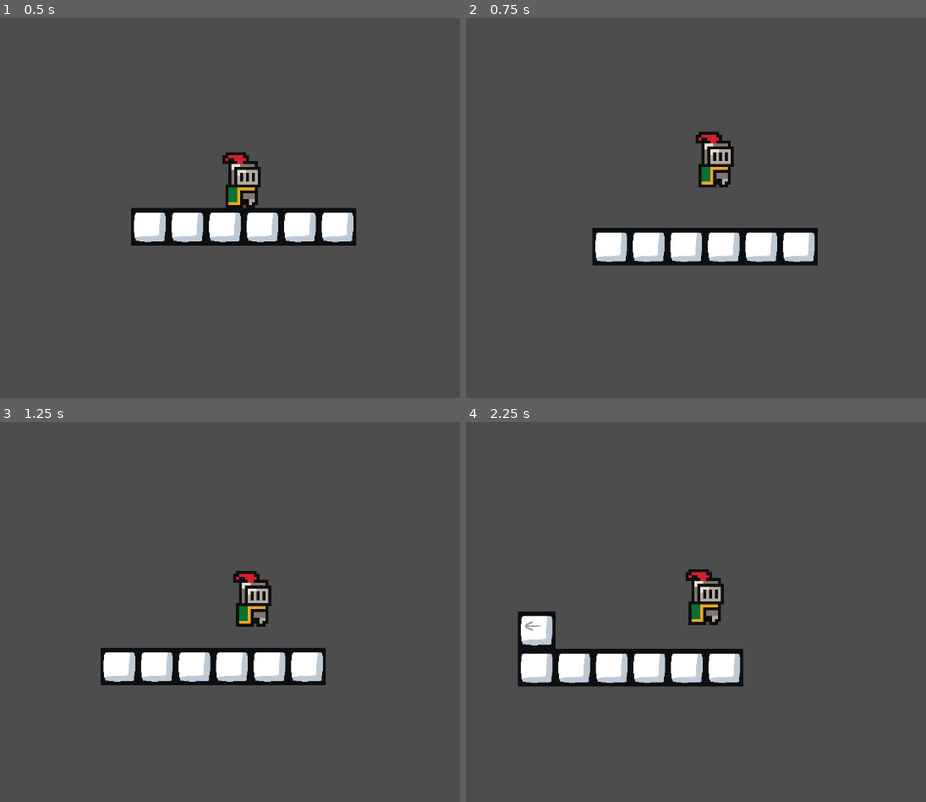
Above: before the commit, frames 1-4 (two rows, left to right).
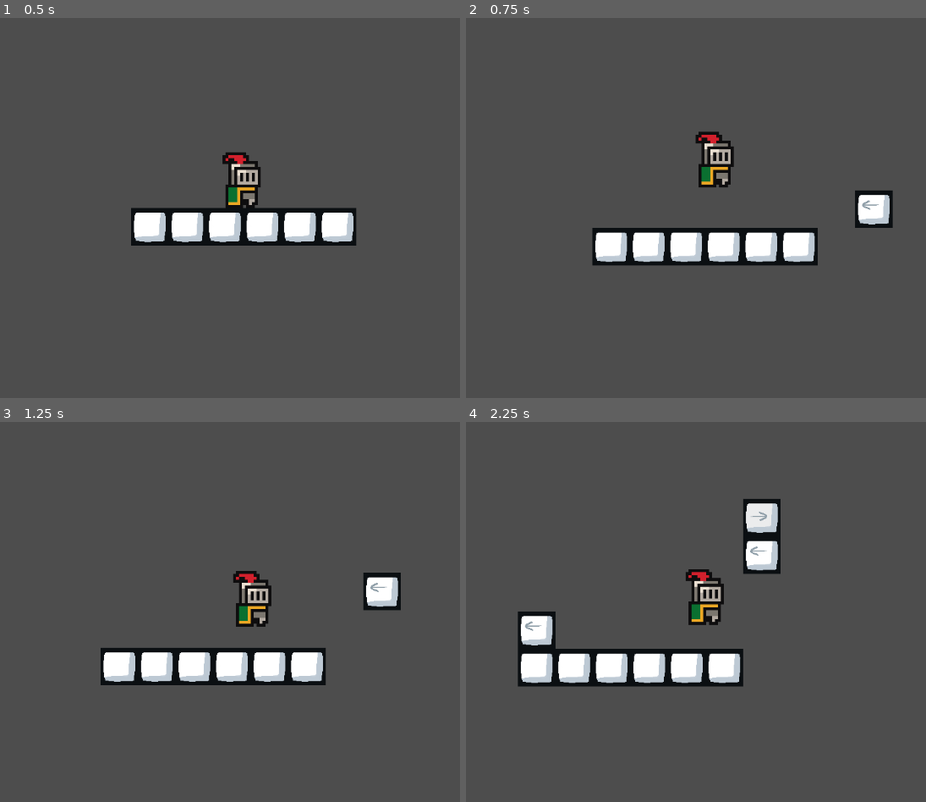
Above: after the commit, the same moments.

Repository: matt-neave/shapeEscape
Game: Godot game, scene res://scenes/sample_world.tscn
The game is run twice, just before and just after one commit, with the same random seed, the same clock (stepped at 60 frames per second) and the same inputs.
Inputs (mouse positions are in pixels of both pictures, inside the frame that each line leads up to):
- Up to frame 1 (0.5 s): no input
- Up to frame 2 (0.75 s): tap Enter (ui_accept) at 0.5 s; move the mouse to (857, 189) at 0.52 s; hold Right (ui_right) from 0.53 s (still down); tap P (placement, bound only after the commit) at 0.6 s
- Up to frame 3 (1.25 s): keep holding Right (ui_right); tap Enter (ui_accept) at 0.77 s
- Up to frame 4 (2.25 s): move the mouse to (571, 631) at 1.27 s; click (571, 631) at 1.35 s; tap Enter (ui_accept) at 1.52 s; tap P (placement, bound only after the commit) at 1.55 s; move the mouse to (778, 528) at 2.02 s; release Right (ui_right) at 2.03 s; hold Left (ui_left) from 2.03 s (still down); right-click (778, 528) at 2.1 s

Frame 1 is identical in both runs. In frame 2, 0.8% of the frame differs, in the area x 84-93%, y 45-56%; in frame 3, 0.8%; in frame 4, 1.6%, in the area x 60-69%, y 20-41%.

Commit message:
Added placement mode (keyboard press P) to place the tiles in the map

Diff:
--- a/map_resources/world_tile_set.tres
+++ b/map_resources/world_tile_set.tres
@@ -6,58 +6,26 @@
 texture = ExtResource("1_01qya")
 texture_region_size = Vector2i(64, 64)
 0:0/0 = 0
-0:0/0/physics_layer_0/linear_velocity = Vector2(0, 0)
-0:0/0/physics_layer_0/angular_velocity = 0.0
 0:0/0/physics_layer_0/polygon_0/points = PackedVector2Array(-32, -32, 32, -32, 32, 32, -32, 32)
 1:0/0 = 0
-1:0/0/physics_layer_0/linear_velocity = Vector2(0, 0)
-1:0/0/physics_layer_0/angular_velocity = 0.0
 1:0/0/physics_layer_0/polygon_0/points = PackedVector2Array(-32, -32, 32, -32, 32, 32, -32, 32)
 2:0/0 = 0
-2:0/0/physics_layer_0/linear_velocity = Vector2(0, 0)
-2:0/0/physics_layer_0/angular_velocity = 0.0
 3:0/0 = 0
-3:0/0/physics_layer_0/linear_velocity = Vector2(0, 0)
-3:0/0/physics_layer_0/angular_velocity = 0.0
 0:1/0 = 0
-0:1/0/physics_layer_0/linear_velocity = Vector2(0, 0)
-0:1/0/physics_layer_0/angular_velocity = 0.0
 0:1/0/physics_layer_0/polygon_0/points = PackedVector2Array(-32, -32, 32, -32, 32, 32, -32, 32)
 1:1/0 = 0
-1:1/0/physics_layer_0/linear_velocity = Vector2(0, 0)
-1:1/0/physics_layer_0/angular_velocity = 0.0
 1:1/0/physics_layer_0/polygon_0/points = PackedVector2Array(-32, -32, 32, -32, 32, 32, -32, 32)
 2:1/0 = 0
-2:1/0/physics_layer_0/linear_velocity = Vector2(0, 0)
-2:1/0/physics_layer_0/angular_velocity = 0.0
 3:1/0 = 0
-3:1/0/physics_layer_0/linear_velocity = Vector2(0, 0)
-3:1/0/physics_layer_0/angular_velocity = 0.0
 0:2/0 = 0
-0:2/0/physics_layer_0/linear_velocity = Vector2(0, 0)
-0:2/0/physics_layer_0/angular_velocity = 0.0
 0:2/0/physics_layer_0/polygon_0/points = PackedVector2Array(-32, -32, 32, -32, 32, 32, -32, 32)
 1:2/0 = 0
-1:2/0/physics_layer_0/linear_velocity = Vector2(0, 0)
-1:2/0/physics_layer_0/angular_velocity = 0.0
 2:2/0 = 0
-2:2/0/physics_layer_0/linear_velocity = Vector2(0, 0)
-2:2/0/physics_layer_0/angular_velocity = 0.0
 3:2/0 = 0
-3:2/0/physics_layer_0/linear_velocity = Vector2(0, 0)
-3:2/0/physics_layer_0/angular_velocity = 0.0
 0:3/0 = 0
-0:3/0/physics_layer_0/linear_velocity = Vector2(0, 0)
-0:3/0/physics_layer_0/angular_velocity = 0.0
 1:3/0 = 0
-1:3/0/physics_layer_0/linear_velocity = Vector2(0, 0)
-1:3/0/physics_layer_0/angular_velocity = 0.0
 2:3/0 = 0
-2:3/0/physics_layer_0/linear_velocity = Vector2(0, 0)
-2:3/0/physics_layer_0/angular_velocity = 0.0
 3:3/0 = 0
-3:3/0/physics_layer_0/linear_velocity = Vector2(0, 0)
-3:3/0/physics_layer_0/angular_velocity = 0.0
 
 [resource]
 tile_size = Vector2i(64, 64)
--- a/project.godot
+++ b/project.godot
@@ -12,7 +12,7 @@
 
 config/name="shape_escape"
 run/main_scene="res://scenes/sample_world.tscn"
-config/features=PackedStringArray("4.2", "Forward Plus")
+config/features=PackedStringArray("4.3", "Forward Plus")
 config/icon="res://icon.svg"
 
 [autoload]
@@ -31,6 +31,11 @@
 "events": [Object(InputEventMouseButton,"resource_local_to_scene":false,"resource_name":"","device":-1,"window_id":0,"a …(258 unchanged characters)…
 ]
 }
+placement={
+"deadzone": 0.5,
+"events": [Object(InputEventKey,"resource_local_to_scene":false,"resource_name":"","device":-1,"window_id":0,"alt_pressed":false,"shift_pressed":false,"ctrl_pressed":false,"meta_pressed":false,"pressed":false,"keycode":0,"physical_keycode":80,"key_label":0,"unicode":112,"location":0,"echo":false,"script":null)
+]
+}
 
 [layer_names]
 
--- a/scenes/sample_world.tscn
+++ b/scenes/sample_world.tscn
@@ -12,7 +12,7 @@
 layer_0/name = "base_map"
 layer_0/tile_data = PackedInt32Array(65533, 0, 2, 65534, 0, 2, 65535, 0, 2, 0, 0, 2, 1, 0, 2, 2, 0, 2)
 layer_1/name = "placed_tiles"
-layer_1/tile_data = PackedInt32Array()
+layer_2/name = "placement_tiles"
 script = ExtResource("2_x5ed3")
 
 [node name="Player" parent="." instance=ExtResource("2_xc0v7")]
--- a/scripts/tile_draw_controller.gd
+++ b/scripts/tile_draw_controller.gd
@@ -2,6 +2,9 @@
 
 var shapes = []
 var active_shapes = []
+
+var placement_mode = false
+var prev_pos
 
 # Called when the node enters the scene tree for the first time.
 func _ready():
@@ -27,12 +30,19 @@
 	if Input.is_action_just_pressed("secondary"):
 		_check_scale_shape()
 
+	if Input.is_action_just_pressed("placement"):
+		placement_mode = not placement_mode
+
+	if placement_mode:
+		_placement()
+
 func _place_shape():
 	var mouse_pos = get_global_mouse_position()
 	var cell_pos = local_to_map(mouse_pos)
 	if !get_used_cells(0).has(cell_pos) and !get_used_cells(1).has(cell_pos):
 		_place_shape_at_root(cell_pos)
 		SoundManager.play_sound(SoundManager.SOUNDS.TILE_PLACE)
+		placement_mode = false
 
 func _place_shape_at_root(cell_pos):
 	if shapes.size() <= 0:
@@ -93,15 +103,31 @@
 					_place_block(global_pos + Vector2i(i, 0), block)
 
 
-func _place_block(global_pos, block):
+func _place_block(global_pos, block, layer=1):
 	match block.direction:
 		BuildingBlock.Direction.NONE:
-			set_cell(1, global_pos, 0, Vector2i(0, 2))
+			set_cell(layer, global_pos, 0, Vector2i(0, 2))
 		BuildingBlock.Direction.UP:
-			set_cell(1, global_pos, 0, Vector2i(1, 0))
+			set_cell(layer, global_pos, 0, Vector2i(1, 0))
 		BuildingBlock.Direction.DOWN:
-			set_cell(1, global_pos, 0, Vector2i(0, 1))
+			set_cell(layer, global_pos, 0, Vector2i(0, 1))
 		BuildingBlock.Direction.LEFT:
-			set_cell(1, global_pos, 0, Vector2i(1, 1))
+			set_cell(layer, global_pos, 0, Vector2i(1, 1))
 		BuildingBlock.Direction.RIGHT:
-			set_cell(1, global_pos, 0, Vector2i(0, 0))
+			set_cell(layer, global_pos, 0, Vector2i(0, 0))
+
+func _placement():
+	var mouse_pos = get_global_mouse_position()
+	var cell_pos = local_to_map(mouse_pos)
+	var next_shape = shapes[0]
+
+	if prev_pos:
+		for block_pos in next_shape.blocks.keys():
+			var global_pos = prev_pos + block_pos
+			set_cell(2, global_pos, 0, Vector2i(3,3))
+
+	for block_pos in next_shape.blocks.keys():
+		var global_pos = cell_pos + block_pos
+		_place_block(global_pos, next_shape.blocks[block_pos], 2)
+
+	prev_pos = cell_pos
